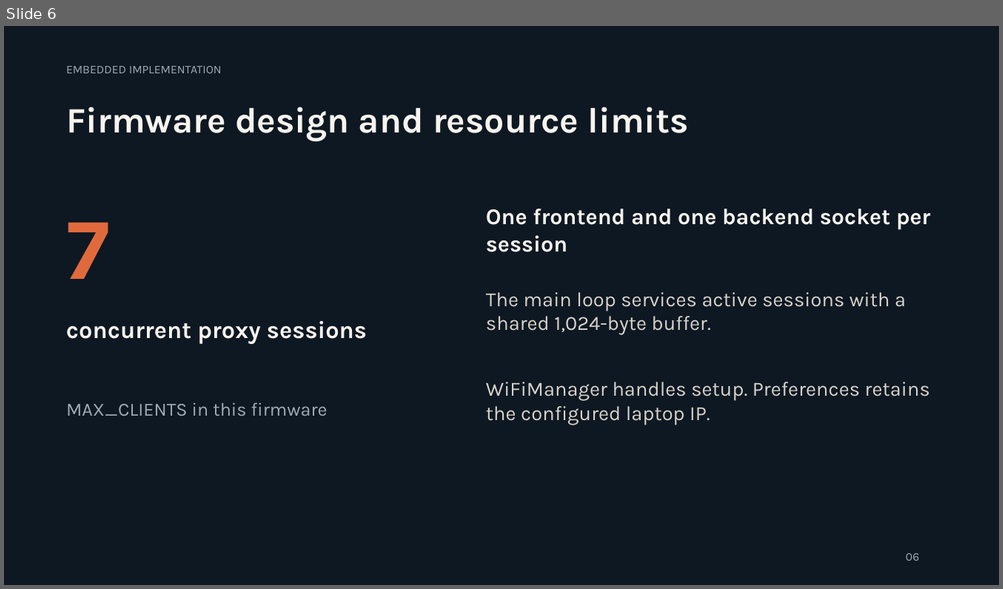
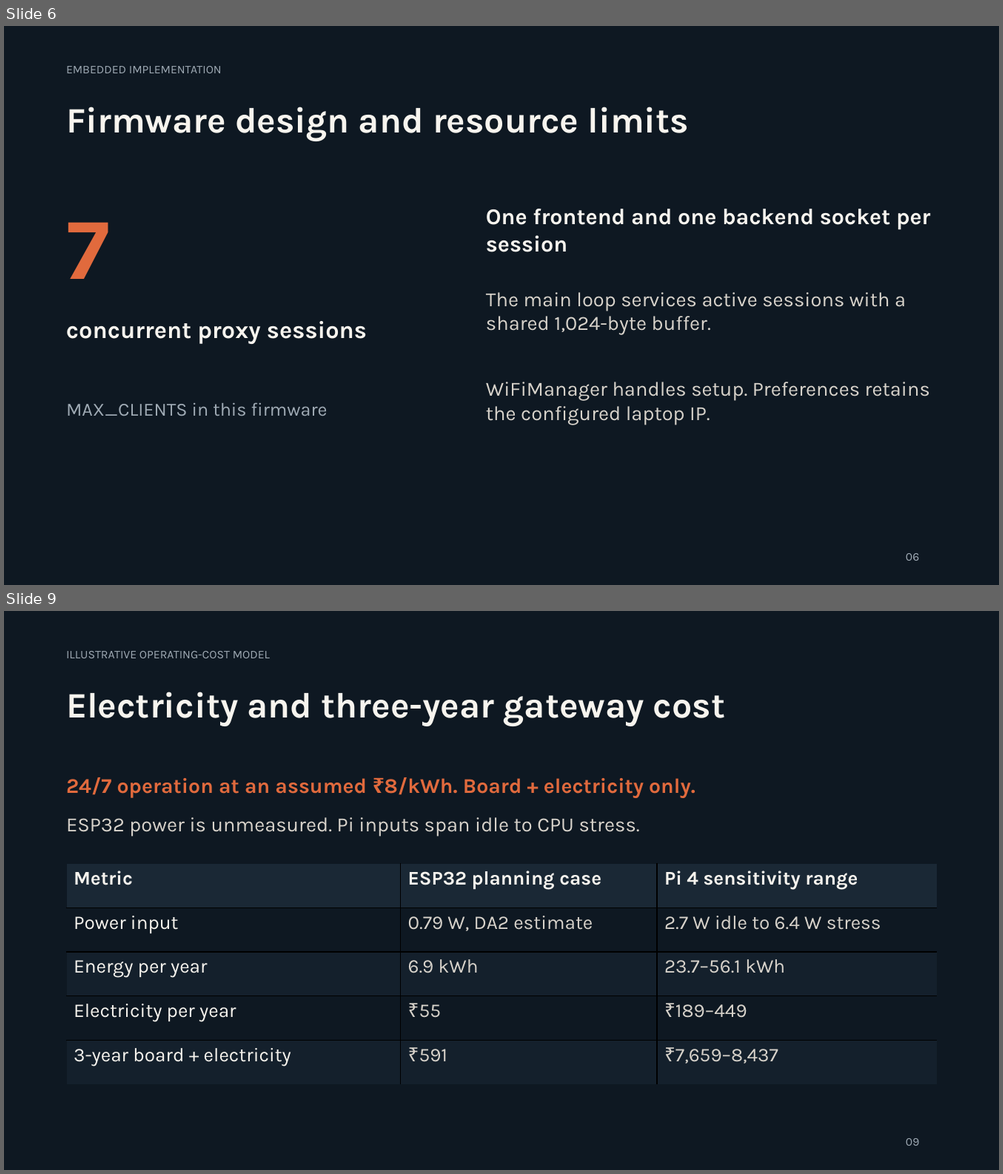
Before and after one commit to Abhyuday-06/Esp32LoadBal, a slide deck: presentation/ESP32_RL_Load_Balancer.pptx. Shown one above the other, each under a label of ours: slide 6 before the commit, slides 6 and 9 after it; the slides between them are not shown. The pictures are 1003x589 and 1003x1174 pixels, drawn with LibreOffice and Linux fonts; fonts in the diff are those of the drawing. Boxes give left, top, right and bottom in pixels: in the first picture for what was removed or moved away, otherwise in the second. Text is boxed around its words. In the diff, an @@ line names an element or a change of style, - is before the commit and + after.

Commit message:
docs: add DA3 cost comparison and savings analysis

```diff
--- a/presentation/ESP32_RL_Load_Balancer.pptx
+++ b/presentation/ESP32_RL_Load_Balancer.pptx
@@ slide 9 added at (4,611,999,1170), background #0E1822 @@
@@ text added at (66,651,270,658), 11.2 pt, text #A0ABB5 @@
+ILLUSTRATIVE OPERATING-COST MODEL
@@ text added at (66,692,725,726), 34.5 pt, text #F7F4EE, bold @@
+Electricity and three-year gateway cost
@@ text added at (66,777,695,798), 20.2 pt, text #E16A3D, bold @@
+24/7 operation at an assumed ₹8/kWh. Board + electricity only.
@@ text added at (66,817,640,837), 19.5 pt, text #D8D3CB @@
+ESP32 power is unmeasured. Pi inputs span idle to CPU stress.
@@ table added at (66,864,936,1085), 5 rows, 3 columns @@
+Metric | ESP32 planning case | Pi 4 sensitivity range
+Power input | 0.79 W, DA2 estimate | 2.7 W idle to 6.4 W stress
+Energy per year | 6.9 kWh | 23.7–56.1 kWh
+Electricity per year | ₹55 | ₹189–449
+3-year board + electricity | ₹591 | ₹7,659–8,437
@@ text added at (905,1139,919,1146), 11.2 pt, text #A0ABB5 @@
+09
```
Also in this commit, not shown: 15 slides changed, 4 other slides added, 1 other file.
